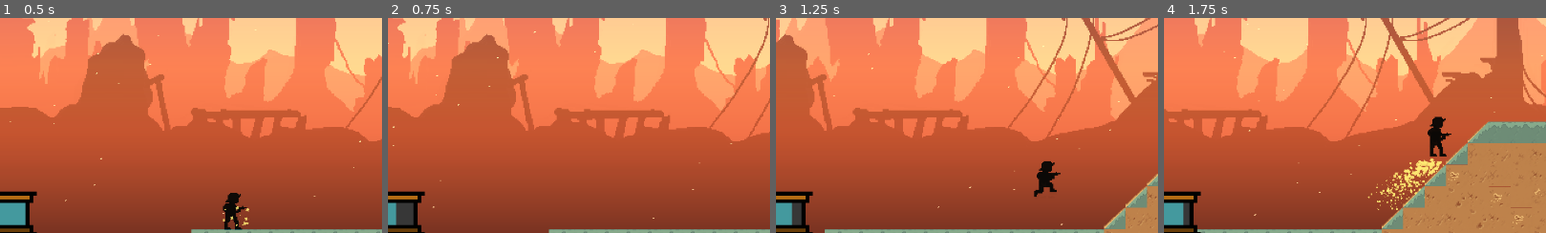
Above: before the commit, frames 1-4 (left to right).
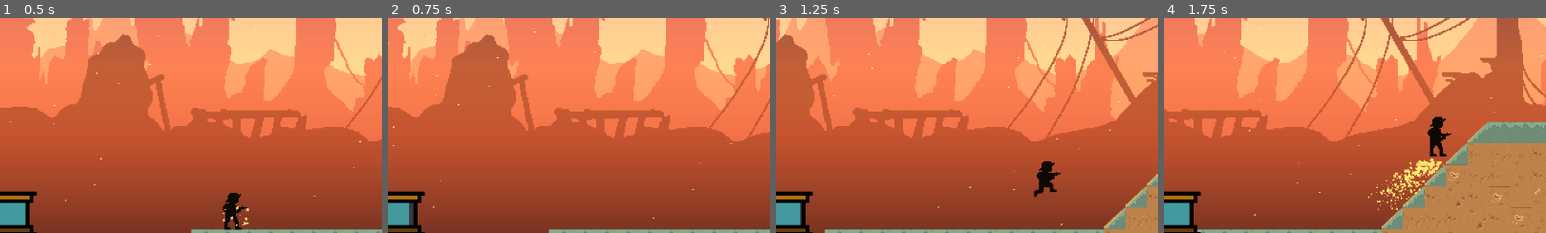
Above: after the commit, the same moments.

Repository: dzfrias/gladiator
Game: Godot game, scene res://scenes/mission.tscn
Same seed, same stepped clock (60 frames per second), same inputs: the game is played once before the commit and once after it. This scene is started directly instead of the project's main scene. The engine's default icon, where the game draws it, is replaced by a stand-in: a white triangle on a blue panel in a dark square. Sound files missing from this copy of the repository are replaced by a short silence.
Inputs (mouse positions are % of the whole screen's width and height, from its top left):
- Up to frame 1 (0.5 s): no input
- Up to frame 2 (0.75 s): move the mouse to (45, 70) at 0.52 s; hold D (right) from 0.53 s (still down); hold S (burrow) from 0.53 s (still down)
- Up to frame 3 (1.25 s): keep holding D (right); keep holding S (burrow); tap Space (jump) at 0.77, 1.07 s
- Up to frame 4 (1.75 s): keep holding D (right); move the mouse to (80, 65) at 1.27 s; release S (burrow) at 1.28 s; tap S (burrow) at 1.35 s; tap Space (jump) at 1.52 s
The pictures show only the part of the screen within x 19-69%, y 43-93%; the shares and areas given below are measured in that part.

Frame 1 is identical in both runs. In frame 2, 0.4% of the frame differs, in the area x 2-6%, y 85-97%; in frame 3, 0.3%; in frame 4, 0.2%.

Commit message:
increase player burrow time

Diff:
--- a/resources/player_movement_settings.tres
+++ b/resources/player_movement_settings.tres
@@ -21,6 +21,6 @@
 invincible_time = 1.0
 burrow_speed = 500.0
 burrow_speed_boost = 700.0
-max_burrow_time = 3.0
-burrow_increment_factor = 2.0
+max_burrow_time = 8.0
+burrow_increment_factor = 1.5
 burrow_decrement_factor = 0.5
Not shown: 1 places in scenes/mission.tscn that only renumber resources
